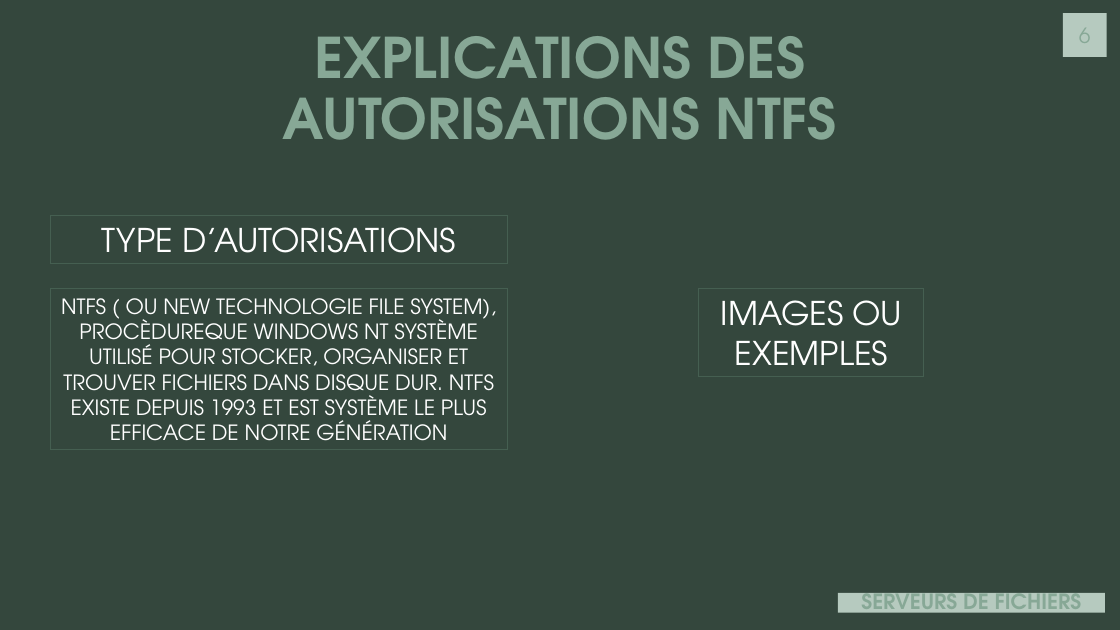
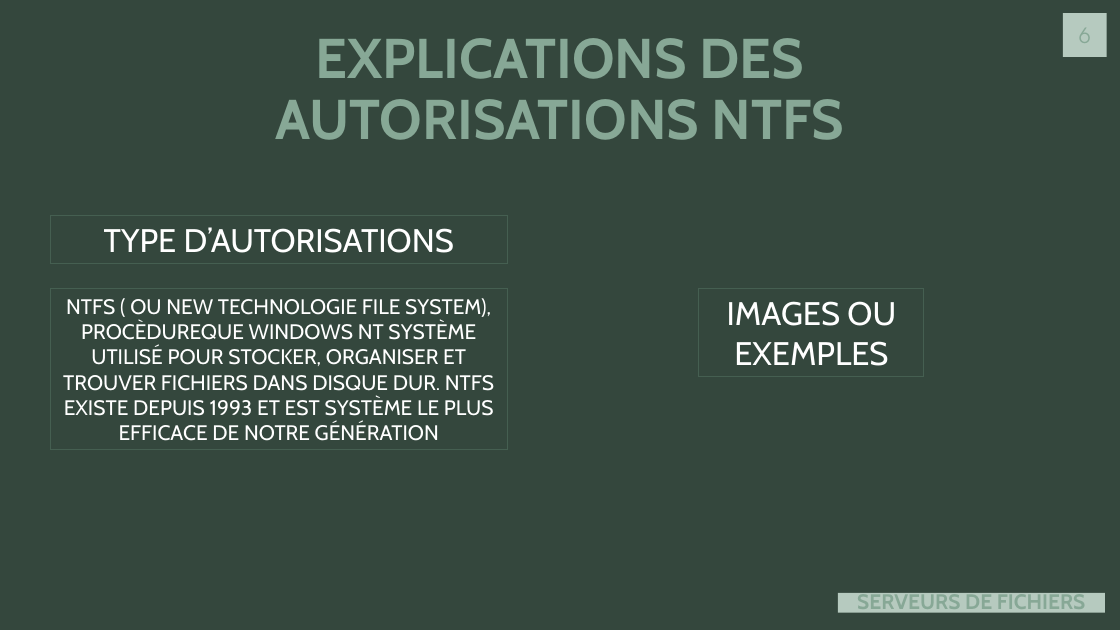
Before and after one commit to J0rg321/Serveur_Fichiers_ICT-123, a slide deck: slide 6 of SERVEUR ET FICHIERS D’IMPRESSION.pptx. Drawn at 1120x630 pixels with LibreOffice and Linux fonts; fonts in the diff are those of the drawing. Boxes give left, top, right and bottom in pixels: in the first picture for what was removed or moved away, otherwise in the second. Text is boxed around its words. In the diff, an @@ line names an element or a change of style, - is before the commit and + after.

```diff
--- a/SERVEUR ET FICHIERS D’IMPRESSION.pptx
+++ b/SERVEUR ET FICHIERS D’IMPRESSION.pptx
@@ font TeX Gyre Adventor to Cabin in 5 elements at (275,38,845,140), (838,593,1105,613), (50,289,507,450), (699,289,924,376), (50,216,507,264) @@
```
Also in this commit, not shown: 6 other slides changed.
